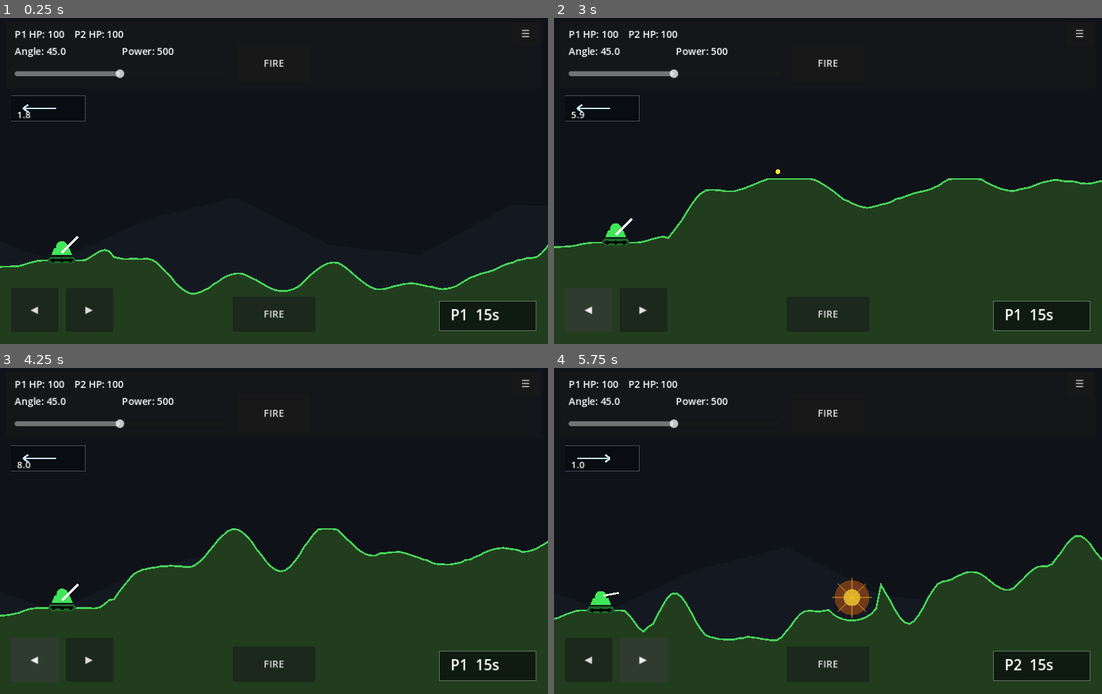
Above: before the commit, frames 1-4 (two rows, left to right).
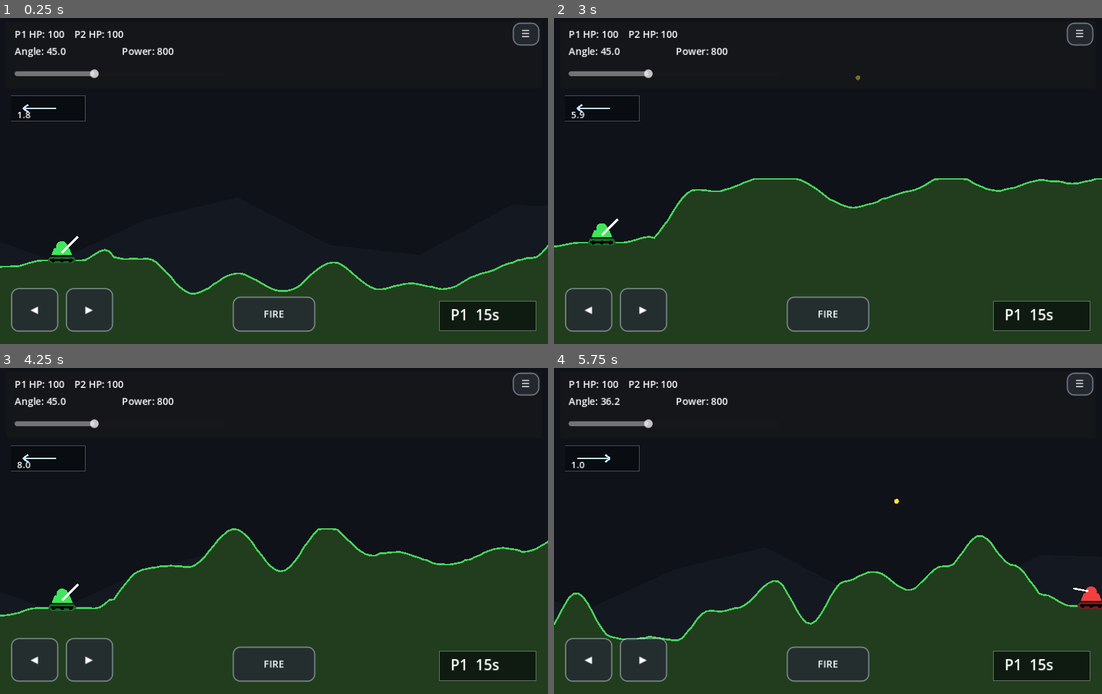
Above: after the commit, the same moments.

Repository: nwrowe/tilt-tanks
Game: Godot game, scene res://scenes/Main.tscn
The game is run twice, just before and just after one commit, with the same random seed, the same clock (stepped at 60 frames per second) and the same inputs.
Inputs:
- Up to frame 1 (0.25 s): no input
- Up to frame 2 (3 s): click "☰" at 0.5 s; click "Rematch" at 1.25 s; click "FIRE" at 2 s; click "◀" at 2.75 s
- Up to frame 3 (4.25 s): tap Enter (ui_accept) at 3.5, 3.77 s; hold Right from 3.53 s (still down); hold R from 3.53 s (still down)
- Up to frame 4 (5.75 s): release Right at 4.28 s; release R at 4.28 s; hold Down 4.28-5 s; tap R at 4.35 s; tap Enter (ui_accept) at 4.52 s; click "▶" at 5 s

The runs differ from the first frame. In frame 1, 0.9% of the frame differs, in the area x 2-99%, y 1-97%; in frame 2, 2.9%; in frame 3, 0.8%; in frame 4, 11%, in the area x 0-100%, y 1-97%.

Commit message:
Tune Android controls, tilt aiming, and power scale

Diff:
--- a/scripts/Main.gd
+++ b/scripts/Main.gd
@@ -32,17 +32,23 @@
 const EXPLOSION_DURATION: float = 0.525
 const MAX_WIND_ACCEL: float = 85.0
 const TURN_TIME_LIMIT: float = 15.0
+const POWER_MIN: float = 500.0
+const POWER_MAX: float = 1300.0
+const POWER_DEFAULT: float = 800.0
+const MOBILE_TILT_FULL_SCALE: float = 0.18
+const MOBILE_MIN_ANGLE: float = 2.0
+const MOBILE_MAX_ANGLE: float = 94.0
 
 var rng: RandomNumberGenerator = RandomNumberGenerator.new()
 var terrain_points: Array[Vector2] = []
 var tank_positions: Array[Vector2] = [Vector2.ZERO, Vector2.ZERO]
 var tank_health: Array[int] = [100, 100]
 var player_angles: Array[float] = [45.0, 45.0]
-var player_powers: Array[float] = [500.0, 500.0]
+var player_powers: Array[float] = [POWER_DEFAULT, POWER_DEFAULT]
 
 var current_player: int = 0
 var angle_deg: float = 45.0
-var power: float = 500.0
+var power: float = POWER_DEFAULT
 var gravity: float = 520.0
 var wind: float = 0.0
 var turn_timer: float = TURN_TIME_LIMIT
@@ -71,10 +77,13 @@
 	rng.randomize()
 	terrain.visible = false
 	reset_button.visible = false
+	fire_button.visible = false
+	power_slider.min_value = POWER_MIN
+	power_slider.max_value = POWER_MAX
+	power_slider.step = 10.0
 	power_slider.focus_mode = Control.FOCUS_NONE
 	fire_button.focus_mode = Control.FOCUS_NONE
 	reset_button.focus_mode = Control.FOCUS_NONE
-	fire_button.pressed.connect(_on_fire_pressed)
 	_build_overlay_ui()
 	reset_match()
 
@@ -107,12 +116,36 @@
 	_update_ui()
 	queue_redraw()
 
+func _style_mobile_button(button: Button) -> void:
+	button.focus_mode = Control.FOCUS_NONE
+	var normal_style: StyleBoxFlat = StyleBoxFlat.new()
+	normal_style.bg_color = Color(0.15, 0.17, 0.20, 0.82)
+	normal_style.border_color = Color(0.85, 0.90, 1.0, 0.42)
+	normal_style.border_width_left = 2
+	normal_style.border_width_top = 2
+	normal_style.border_width_right = 2
+	normal_style.border_width_bottom = 2
+	normal_style.corner_radius_top_left = 12
+	normal_style.corner_radius_top_right = 12
+	normal_style.corner_radius_bottom_left = 12
+	normal_style.corner_radius_bottom_right = 12
+	var pressed_style: StyleBoxFlat = normal_style.duplicate() as StyleBoxFlat
+	pressed_style.bg_color = Color(0.38, 0.46, 0.58, 0.92)
+	button.add_theme_stylebox_override("normal", normal_style)
+	button.add_theme_stylebox_override("hover", normal_style)
+	button.add_theme_stylebox_override("focus", normal_style)
+	button.add_theme_stylebox_override("pressed", pressed_style)
+	button.add_theme_color_override("font_color", Color.WHITE)
+	button.add_theme_color_override("font_hover_color", Color.WHITE)
+	button.add_theme_color_override("font_focus_color", Color.WHITE)
+	button.add_theme_color_override("font_pressed_color", Color.WHITE)
+
 func _build_overlay_ui() -> void:
 	menu_button = Button.new()
 	menu_button.text = "☰"
 	menu_button.position = Vector2(842, 12)
 	menu_button.size = Vector2(44, 38)
-	menu_button.focus_mode = Control.FOCUS_NONE
+	_style_mobile_button(menu_button)
 	ui_layer.add_child(menu_button)
 	menu_button.pressed.connect(_toggle_menu)
 
@@ -120,27 +153,36 @@
 	mobile_left_button.text = "◀"
 	mobile_left_button.position = Vector2(18, 448)
 	mobile_left_button.size = Vector2(78, 72)
-	mobile_left_button.focus_mode = Control.FOCUS_NONE
+	_style_mobile_button(mobile_left_button)
 	ui_layer.add_child(mobile_left_button)
 	mobile_left_button.button_down.connect(func() -> void: mobile_left_pressed = true)
-	mobile_left_button.button_up.connect(func() -> void: mobile_left_pressed = false)
+	mobile_left_button.button_up.connect(func() -> void:
+		mobile_left_pressed = false
+		mobile_left_button.release_focus()
+	)
 
 	mobile_right_button = Button.new()
 	mobile_right_button.text = "▶"
 	mobile_right_button.position = Vector2(108, 448)
 	mobile_right_button.size = Vector2(78, 72)
-	mobile_right_button.focus_mode = Control.FOCUS_NONE
+	_style_mobile_button(mobile_right_button)
 	ui_layer.add_child(mobile_right_button)
 	mobile_right_button.button_down.connect(func() -> void: mobile_right_pressed = true)
-	mobile_right_button.button_up.connect(func() -> void: mobile_right_pressed = false)
+	mobile_right_button.button_up.connect(func() -> void:
+		mobile_right_pressed = false
+		mobile_right_button.release_focus()
+	)
 
 	mobile_fire_button = Button.new()
 	mobile_fire_button.text = "FIRE"
 	mobile_fire_button.position = Vector2(382, 462)
 	mobile_fire_button.size = Vector2(136, 58)
-	mobile_fire_button.focus_mode = Control.FOCUS_NONE
+	_style_mobile_button(mobile_fire_button)
 	ui_layer.add_child(mobile_fire_button)
-	mobile_fire_button.pressed.connect(_on_fire_pressed)
+	mobile_fire_button.pressed.connect(func() -> void:
+		mobile_fire_button.release_focus()
+		_on_fire_pressed()
+	)
 
 	menu_panel = Panel.new()
 	menu_panel.visible = false
@@ -158,7 +200,7 @@
 	rematch_button.text = "Rematch"
 	rematch_button.position = Vector2(16, 46)
 	rematch_button.size = Vector2(198, 36)
-	rematch_button.focus_mode = Control.FOCUS_NONE
+	_style_mobile_button(rematch_button)
 	menu_panel.add_child(rematch_button)
 	rematch_button.pressed.connect(reset_match)
 
@@ -166,7 +208,7 @@
 	quit_button.text = "Quit"
 	quit_button.position = Vector2(16, 92)
 	quit_button.size = Vector2(198, 36)
-	quit_button.focus_mode = Control.FOCUS_NONE
+	_style_mobile_button(quit_button)
 	menu_panel.add_child(quit_button)
 	quit_button.pressed.connect(_quit_game)
 
@@ -187,7 +229,7 @@
 	end_rematch_button.text = "Rematch"
 	end_rematch_button.position = Vector2(36, 96)
 	end_rematch_button.size = Vector2(130, 46)
-	end_rematch_button.focus_mode = Control.FOCUS_NONE
+	_style_mobile_button(end_rematch_button)
 	end_panel.add_child(end_rematch_button)
 	end_rematch_button.pressed.connect(reset_match)
 
@@ -195,13 +237,14 @@
 	end_quit_button.text = "Quit"
 	end_quit_button.position = Vector2(194, 96)
 	end_quit_button.size = Vector2(130, 46)
-	end_quit_button.focus_mode = Control.FOCUS_NONE
+	_style_mobile_button(end_quit_button)
 	end_panel.add_child(end_quit_button)
 	end_quit_button.pressed.connect(_quit_game)
 
 func _toggle_menu() -> void:
 	if game_over:
 		return
+	menu_button.release_focus()
 	menu_panel.visible = not menu_panel.visible
 	overlay_open = menu_panel.visible
 
@@ -218,23 +261,18 @@
 
 func _generate_random_terrain() -> void:
 	terrain_points.clear()
-
 	var control_spacing: float = rng.randf_range(65.0, 115.0)
 	var control_points: Array[Vector2] = []
 	var control_count: int = int(ceil(WORLD_WIDTH / control_spacing)) + 2
 	var previous_y: float = rng.randf_range(360.0, 455.0)
-
 	for i: int in range(control_count):
 		var x: float = float(i) * control_spacing
 		var slope_kick: float = rng.randf_range(-95.0, 95.0)
 		var y: float = clampf(previous_y + slope_kick, TERRAIN_MIN_Y, TERRAIN_MAX_Y)
-
 		if x < 210.0 or x > WORLD_WIDTH - 210.0:
 			y = rng.randf_range(385.0, 455.0)
-
 		control_points.append(Vector2(x, y))
 		previous_y = y
-
 	var point_count: int = int(WORLD_WIDTH / TERRAIN_STEP) + 1
 	for i: int in range(point_count):
 		var x: float = float(i) * TERRAIN_STEP
@@ -244,12 +282,9 @@
 		var t: float = clampf((x - left.x) / (right.x - left.x), 0.0, 1.0)
 		var smooth_t: float = t * t * (3.0 - 2.0 * t)
 		var y: float = lerpf(left.y, right.y, smooth_t)
-
 		if x > 230.0 and x < WORLD_WIDTH - 230.0:
 			y += 10.0 * sin(x * 0.035 + rng.randf_range(-0.15, 0.15))
-
 		terrain_points.append(Vector2(x, clampf(y, TERRAIN_MIN_Y, TERRAIN_MAX_Y)))
-
 	_flatten_spawn_area(TANK_START_LEFT_X, 48.0)
 	_flatten_spawn_area(TANK_START_RIGHT_X, 48.0)
 	_refresh_terrain_line()
@@ -258,15 +293,12 @@
 func _flatten_spawn_area(center_x: float, half_width: float) -> void:
 	var y_sum: float = 0.0
 	var count: int = 0
-
 	for point: Vector2 in terrain_points:
 		if absf(point.x - center_x) <= half_width:
 			y_sum += point.y
 			count += 1
-
 	if count <= 0:
 		return
-
 	var flat_y: float = y_sum / float(count)
 	for i: int in range(terrain_points.size()):
 		var point: Vector2 = terrain_points[i]
@@ -290,14 +322,11 @@
 func _ground_y_at_x(x: float) -> float:
 	if terrain_points.is_empty():
 		return GROUND_Y
-
 	if x <= terrain_points[0].x:
 		return terrain_points[0].y
-
 	var last_index: int = terrain_points.size() - 1
 	if x >= terrain_points[last_index].x:
 		return terrain_points[last_index].y
-
 	var index: int = mini(int(floor(x / TERRAIN_STEP)), last_index - 1)
 	var left: Vector2 = terrain_points[index]
 	var right: Vector2 = terrain_points[index + 1]
@@ -306,18 +335,17 @@
 
 func _update_angle_from_input(delta: float) -> void:
 	var gravity_vec: Vector3 = Input.get_gravity()
-
 	if gravity_vec.length() < 0.01:
 		if Input.is_key_pressed(KEY_UP):
 			angle_deg += 75.0 * delta
 		if Input.is_key_pressed(KEY_DOWN):
 			angle_deg -= 75.0 * delta
 	else:
-		# Phone aiming. If this feels reversed or sideways, we can flip/swap this axis next.
-		var tilt: float = clampf(gravity_vec.y / 9.8, -1.0, 1.0)
-		angle_deg = lerpf(12.0, 85.0, (tilt + 1.0) * 0.5)
-
-	angle_deg = clampf(angle_deg, 5.0, 88.0)
+		# Mobile aiming uses left/right roll only. A small comfortable roll maps to the full turret range.
+		var roll: float = clampf(gravity_vec.x / 9.8, -MOBILE_TILT_FULL_SCALE, MOBILE_TILT_FULL_SCALE)
+		var normalized_roll: float = (roll / MOBILE_TILT_FULL_SCALE + 1.0) * 0.5
+		angle_deg = lerpf(MOBILE_MIN_ANGLE, MOBILE_MAX_ANGLE, normalized_roll)
+	angle_deg = clampf(angle_deg, MOBILE_MIN_ANGLE, MOBILE_MAX_ANGLE)
 
 func _update_tank_movement(delta: float) -> void:
 	var direction: float = 0.0
@@ -325,33 +353,26 @@
 		direction -= 1.0
 	if Input.is_key_pressed(KEY_RIGHT) or mobile_right_pressed:
 		direction += 1.0
-
 	if direction == 0.0:
 		return
-
 	var min_x: float = 45.0
 	var max_x: float = WORLD_WIDTH - 45.0
 	var new_x: float = clampf(tank_positions[current_player].x + direction * TANK_MOVE_SPEED * delta, min_x, max_x)
-
 	var other_player: int = 1 - current_player
 	if absf(new_x - tank_positions[other_player].x) < 90.0:
 		return
-
 	tank_positions[current_player].x = new_x
 	tank_positions[current_player].y = _ground_y_at_x(new_x) - TANK_RADIUS
 
 func _on_fire_pressed() -> void:
 	if projectile_active or game_over or overlay_open:
 		return
-
 	power_slider.release_focus()
 	player_angles[current_player] = angle_deg
 	player_powers[current_player] = power
-
 	var facing: float = 1.0 if current_player == 0 else -1.0
 	var rad: float = deg_to_rad(angle_deg)
 	var muzzle_offset: Vector2 = Vector2(facing * CANNON_LENGTH * cos(rad), -CANNON_LENGTH * sin(rad))
-
 	projectile_pos = tank_positions[current_player] + muzzle_offset
 	projectile_vel = Vector2(facing * power * cos(rad), -power * sin(rad))
 	projectile_active = true
@@ -360,17 +381,14 @@
 	projectile_vel.y += gravity * delta
 	projectile_vel.x += wind * delta
 	projectile_pos += projectile_vel * delta
-
 	var enemy: int = 1 - current_player
 	if projectile_pos.distance_to(tank_positions[enemy]) <= TANK_RADIUS + PROJECTILE_RADIUS:
 		_explode(projectile_pos)
 		return
-
 	var ground_y: float = _ground_y_at_x(projectile_pos.x)
 	if projectile_pos.y >= ground_y:
 		_explode(Vector2(projectile_pos.x, ground_y))
 		return
-
 	if projectile_pos.x < -100.0 or projectile_pos.x > WORLD_WIDTH + 100.0 or projectile_pos.y > VIEW_SIZE.y + 160.0:
 		_explode(projectile_pos)
 
@@ -378,11 +396,9 @@
 	projectile_active = false
 	explosion_pos = pos
 	explosion_timer = EXPLOSION_DURATION
-
 	_apply_crater(pos)
 	_apply_explosion_damage(pos)
 	_settle_tanks_on_terrain()
-
 	if tank_health[0] <= 0 or tank_health[1] <= 0:
 		game_over = true
 		_show_end_popup()
@@ -410,7 +426,6 @@
 			var target_y: float = pos.y + CRATER_DEPTH * bowl
 			point.y = clampf(maxf(point.y, target_y), TERRAIN_MIN_Y, VIEW_SIZE.y + 80.0)
 			terrain_points[i] = point
-
 	_refresh_terrain_line()
 
 func _advance_turn() -> void:
@@ -419,6 +434,8 @@
 	turn_timer = TURN_TIME_LIMIT
 	mobile_left_pressed = false
 	mobile_right_pressed = false
+	mobile_left_button.release_focus()
+	mobile_right_button.release_focus()
 
 func _end_turn_without_shot() -> void:
 	player_angles[current_player] = angle_deg
@@ -435,9 +452,9 @@
 	_hide_overlays()
 	current_player = 0
 	player_angles = [45.0, 45.0]
-	player_powers = [500.0, 500.0]
+	player_powers = [POWER_DEFAULT, POWER_DEFAULT]
 	angle_deg = 45.0
-	power = 500.0
+	power = POWER_DEFAULT
 	power_slider.value = power
 	power_slider.release_focus()
 	turn_timer = TURN_TIME_LIMIT
@@ -474,7 +491,6 @@
 		focus_x = projectile_pos.x
 	elif explosion_timer > 0.0 and explosion_pos != Vector2.INF:
 		focus_x = explosion_pos.x
-
 	var camera_world_width: float = VIEW_SIZE.x / CAMERA_SCALE
 	return clampf(focus_x - camera_world_width * 0.5, 0.0, WORLD_WIDTH - camera_world_width)
 
@@ -484,7 +500,6 @@
 func _update_ui() -> void:
 	angle_label.text = "Angle: %.1f" % angle_deg
 	power_label.text = "Power: %.0f" % power
-
 	if game_over:
 		var winner: int = 1 if tank_health[0] <= 0 else 0
 		status_label.text = "Player %d wins!  P1 HP: %d  P2 HP: %d" % [winner + 1, tank_health[0], tank_health[1]]
@@ -496,22 +511,17 @@
 	_draw_distant_mountains()
 	_draw_ground_fill()
 	_draw_terrain_outline()
-
 	_draw_tank(0, Color(0.25, 0.9, 0.35))
 	_draw_tank(1, Color(0.95, 0.25, 0.25))
-
 	var base: Vector2 = _world_to_screen(tank_positions[current_player])
 	var facing: float = 1.0 if current_player == 0 else -1.0
 	var rad: float = deg_to_rad(angle_deg)
 	var tip: Vector2 = base + Vector2(facing * CANNON_LENGTH * CAMERA_SCALE * cos(rad), -CANNON_LENGTH * CAMERA_SCALE * sin(rad))
 	draw_line(base, tip, Color.WHITE, 4.0)
-
 	if projectile_active:
 		draw_circle(_world_to_screen(projectile_pos), PROJECTILE_RADIUS * CAMERA_SCALE, Color(1.0, 0.92, 0.2))
-
 	if explosion_timer > 0.0 and explosion_pos != Vector2.INF:
 		_draw_explosion()
-
 	_draw_wind_widget()
 	_draw_turn_widget()
 
@@ -529,7 +539,6 @@
 func _draw_ground_fill() -> void:
 	if terrain_points.is_empty():
 		return
-
 	var polygon: PackedVector2Array = PackedVector2Array()
 	polygon.append(Vector2(0.0, VIEW_SIZE.y + 100.0))
 	for point: Vector2 in terrain_points:
@@ -537,7 +546,6 @@
 		if screen_point.x >= -25.0 and screen_point.x <= VIEW_SIZE.x + 25.0:
 			polygon.append(screen_point)
 	polygon.append(Vector2(VIEW_SIZE.x, VIEW_SIZE.y + 100.0))
-
 	if polygon.size() >= 3:
 		draw_colored_polygon(polygon, Color(0.13, 0.24, 0.12))
 
@@ -566,7 +574,6 @@
 	var box: Rect2 = Rect2(Vector2(18, 132), Vector2(122, 42))
 	draw_rect(box, Color(0.02, 0.03, 0.04, 0.58), true)
 	draw_rect(box, Color(0.85, 0.90, 1.0, 0.30), false, 1.0)
-
 	var wind_strength: float = absf(wind) / MAX_WIND_ACCEL * 10.0
 	var arrow_start: Vector2 = Vector2(38, 153)
 	var arrow_end: Vector2 = Vector2(92, 153)
@@ -581,7 +588,6 @@
 func _draw_turn_widget() -> void:
 	if game_over:
 		return
-
 	var box: Rect2 = Rect2(Vector2(VIEW_SIZE.x - 178.0, VIEW_SIZE.y - 70.0), Vector2(158.0, 48.0))
 	draw_rect(box, Color(0.02, 0.03, 0.04, 0.64), true)
 	draw_rect(box, Color(1.0, 1.0, 1.0, 0.30), false, 1.0)
@@ -592,7 +598,6 @@
 	var pos: Vector2 = _world_to_screen(tank_positions[index])
 	var facing: float = 1.0 if index == 0 else -1.0
 	var s: float = CAMERA_SCALE
-
 	var tread_points: PackedVector2Array = PackedVector2Array([
 		pos + Vector2(-25, 8) * s,
 		pos + Vector2(25, 8) * s,
@@ -603,7 +608,6 @@
 	])
 	draw_colored_polygon(tread_points, Color(color.r * 0.45, color.g * 0.45, color.b * 0.45))
 	draw_line(pos + Vector2(-24, 15) * s, pos + Vector2(24, 15) * s, Color.BLACK, 3.0)
-
 	var body_points: PackedVector2Array = PackedVector2Array([
 		pos + Vector2(-22, 5) * s,
 		pos + Vector2(22, 5) * s,
@@ -612,9 +616,7 @@
 	])
 	draw_colored_polygon(body_points, color)
 	draw_circle(pos + Vector2(0, -13) * s, 12.0 * s, color)
-
 	if index != current_player or game_over:
 		draw_line(pos + Vector2(facing * 6.0, -15.0) * s, pos + Vector2(facing * 38.0, -21.0) * s, Color.WHITE, 3.0)
-
 	for wheel_x: float in [-18.0, 0.0, 18.0]:
 		draw_circle(pos + Vector2(wheel_x, 16) * s, 4.0 * s, Color.BLACK)
